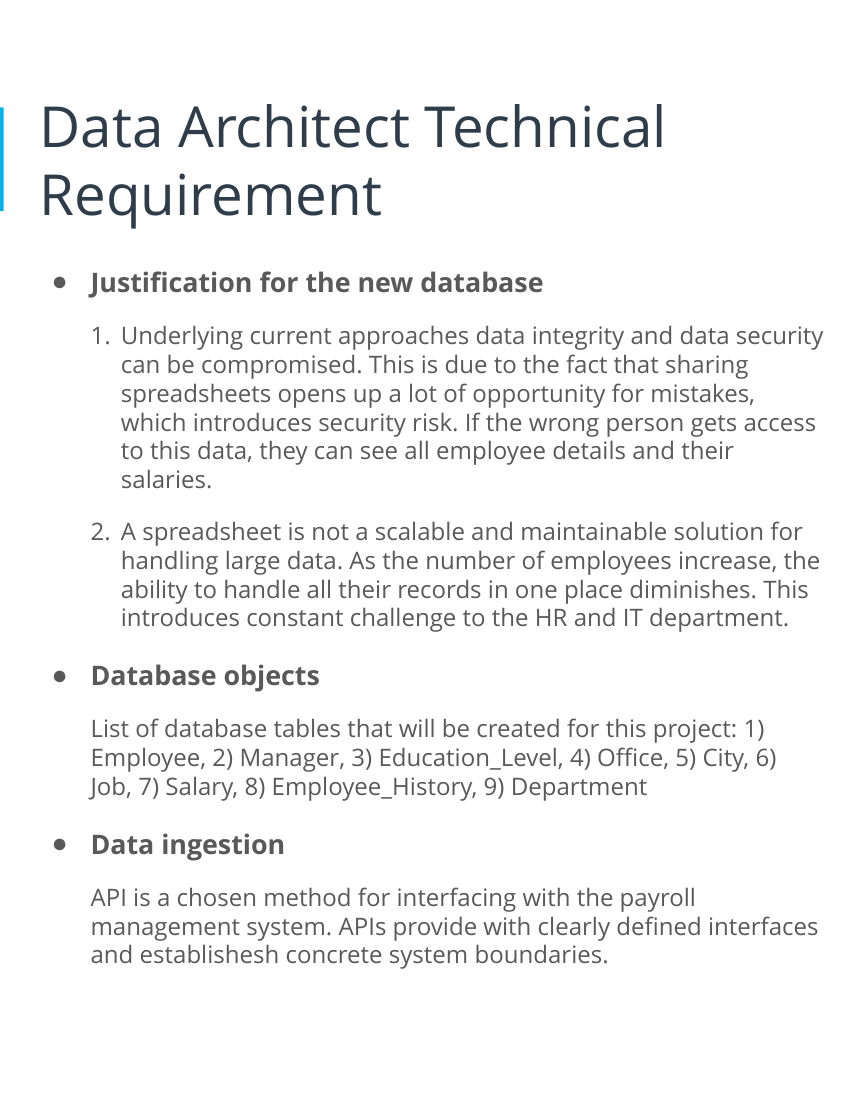
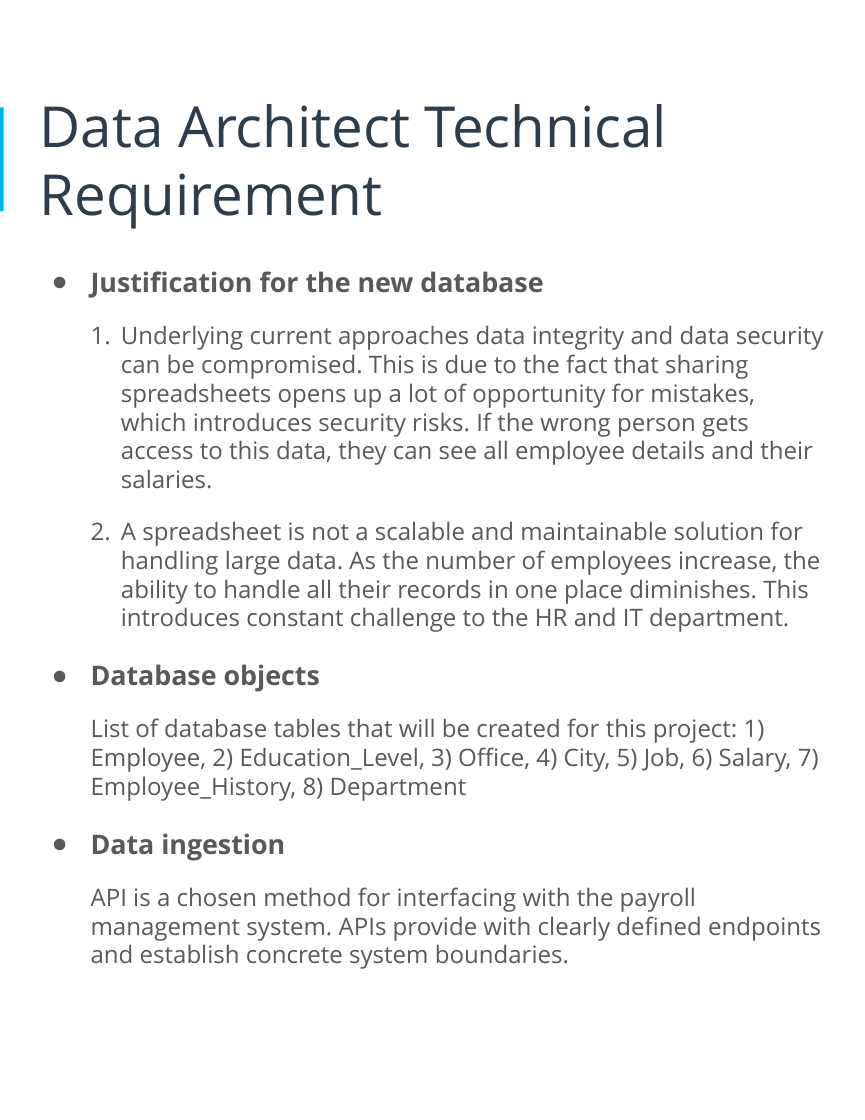
Before and after one commit to Polyhistor/HR-Database-Design, a slide deck: slide 7 of starter-template (1).pptx. Drawn at 865x1120 pixels with LibreOffice and Linux fonts; fonts in the diff are those of the drawing. Boxes give left, top, right and bottom in pixels: in the first picture for what was removed or moved away, otherwise in the second. Text is boxed around its words. In the diff, an @@ line names an element or a change of style, - is before the commit and + after.

```diff
--- a/starter-template (1).pptx
+++ b/starter-template (1).pptx
@@ text at (121,325,824,489): text changed @@
-1. Underlying current approaches data integrity and data security can be compromised. This is due to the fact that sharing spreadsheets opens up a lot of opportunity for mistakes, which introduces security risk. If the wrong person gets access to this data, they can see all employee details and their salaries.
+1. Underlying current approaches data integrity and data security can be compromised. This is due to the fact that sharing spreadsheets opens up a lot of opportunity for mistakes, which introduces security risks. If the wrong person gets access to this data, they can see all employee details and their salaries.
@@ text at (91,718,819,801): text changed @@
-List of database tables that will be created for this project: 1) Employee, 2) Manager, 3) Education_Level, 4) Office, 5) City, 6) Job, 7) Salary, 8) Employee_History, 9) Department
+List of database tables that will be created for this project: 1) Employee, 2) Education_Level, 3) Office, 4) City, 5) Job, 6) Salary, 7) Employee_History, 8) Department
@@ text at (91,887,821,969): text changed @@
-API is a chosen method for interfacing with the payroll management system. APIs provide with clearly defined interfaces and establishesh concrete system boundaries.
+API is a chosen method for interfacing with the payroll management system. APIs provide with clearly defined endpoints and establish concrete system boundaries.
```
Also in this commit, not shown: 4 other slides changed, 1 slide added, 1 slide removed, 4 other files.
